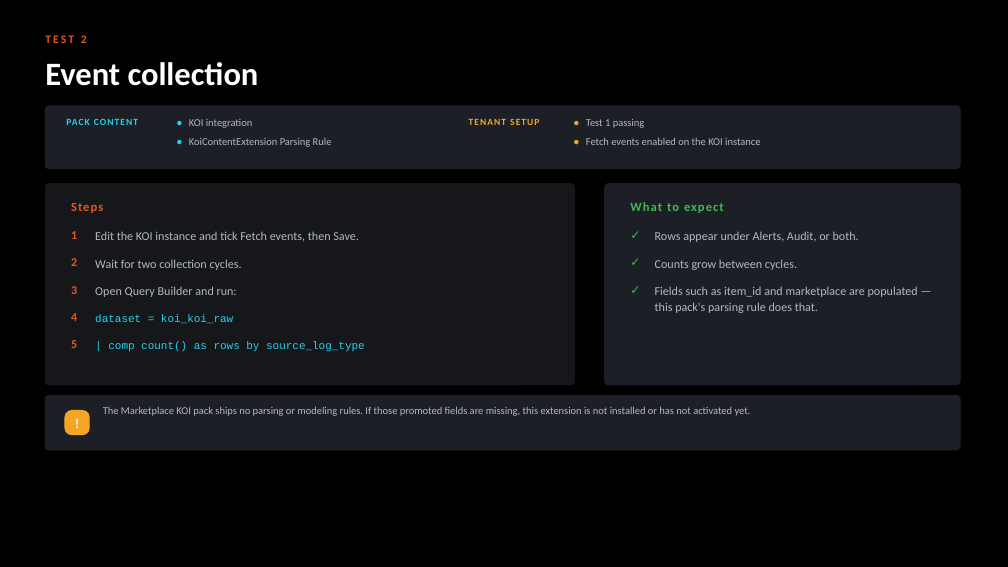
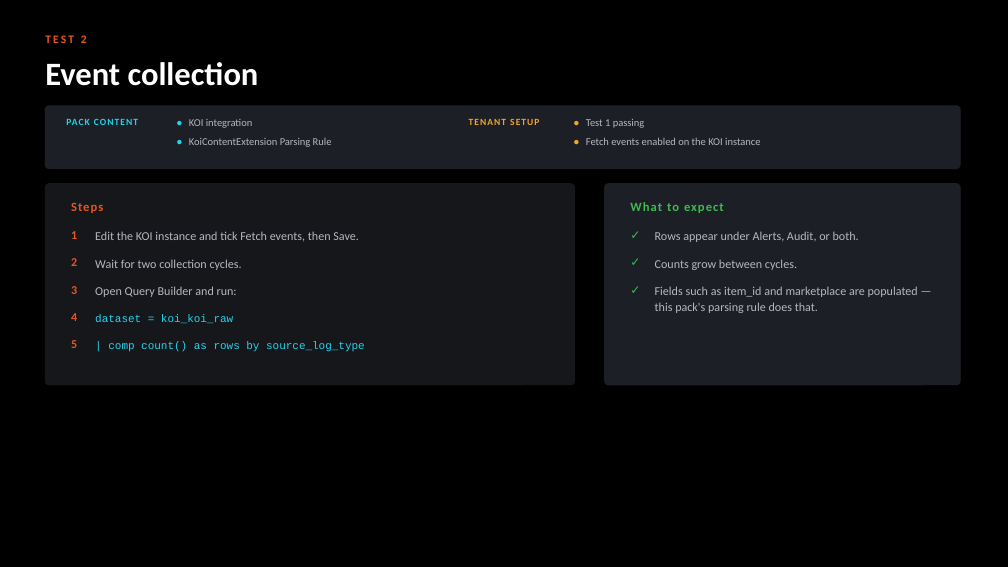
Before and after one commit to ayman-m/koi-xsiam-markeplacepack, a slide deck: slide 6 of docs/KOI_Marketplace_Pack_Test_Guide.pptx. Drawn at 1008x567 pixels with LibreOffice and Linux fonts; fonts in the diff are those of the drawing. Boxes give left, top, right and bottom in pixels: in the first picture for what was removed or moved away, otherwise in the second. Text is boxed around its words. In the diff, an @@ line names an element or a change of style, - is before the commit and + after.

```diff
--- a/docs/KOI_Marketplace_Pack_Test_Guide.pptx
+++ b/docs/KOI_Marketplace_Pack_Test_Guide.pptx
@@ rounded rectangle removed at (x1=45, y1=395, x2=960, y2=450) @@
@@ rounded rectangle removed at (x1=65, y1=411, x2=89, y2=435) @@
@@ text removed at (x1=65, y1=411, x2=89, y2=435) @@
-!
@@ text removed at (x1=103, y1=407, x2=751, y2=416) @@
-The Marketplace KOI pack ships no parsing or modeling rules. If those promoted fields are missing, this extension is not installed or has not activated yet.
```
Also in this commit, not shown: 11 other slides changed, 1 slide removed, 2 other files.
